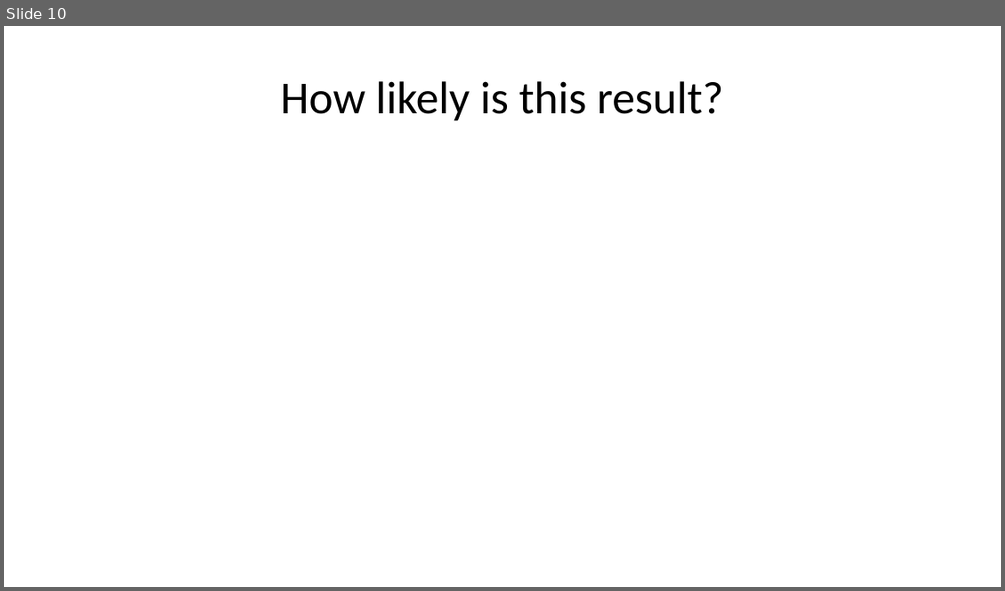
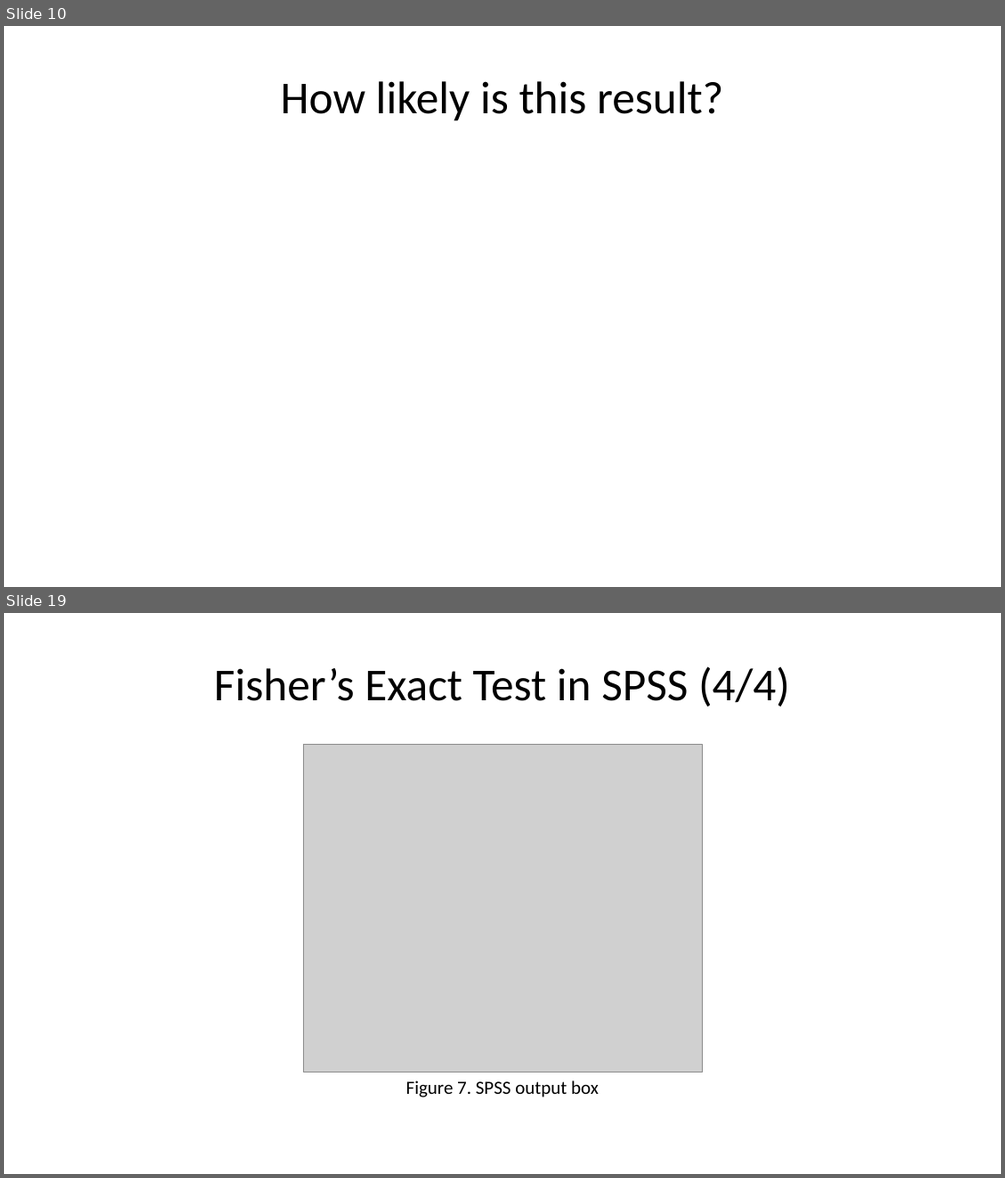
Before and after one commit to pmean/talks, a slide deck: exact-tests/results/exact-and-randomization-tests.pptx. Shown one above the other, each under a label of ours: slide 10 before the commit, slides 10 and 19 after it; the slides between them are not shown. The pictures are 1005x591 and 1005x1178 pixels, drawn with LibreOffice and Linux fonts; fonts in the diff are those of the drawing; grey boxes stand for pictures. Boxes give left, top, right and bottom in pixels: in the first picture for what was removed or moved away, otherwise in the second. Text is boxed around its words. In the diff, an @@ line names an element or a change of style, - is before the commit and + after.

Commit message:
Added randomization images to exact-tests

```diff
--- a/exact-tests/results/exact-and-randomization-tests.pptx
+++ b/exact-tests/results/exact-and-randomization-tests.pptx
@@ slide 19 added at (x1=4, y1=613, x2=1001, y2=1174), background #FFFFFF @@
@@ title added at (x1=214, y1=666, x2=790, y2=706), 44 pt, text #000000 @@
+Fisher’s Exact Test in SPSS (4/4)
@@ picture added at (x1=303, y1=744, x2=702, y2=1072) @@
@@ text added at (x1=406, y1=1080, x2=599, y2=1097), 18 pt, text #000000 @@
+Figure 7. SPSS output box
```
Also in this commit, not shown: 15 other slides added, 9 other files.
